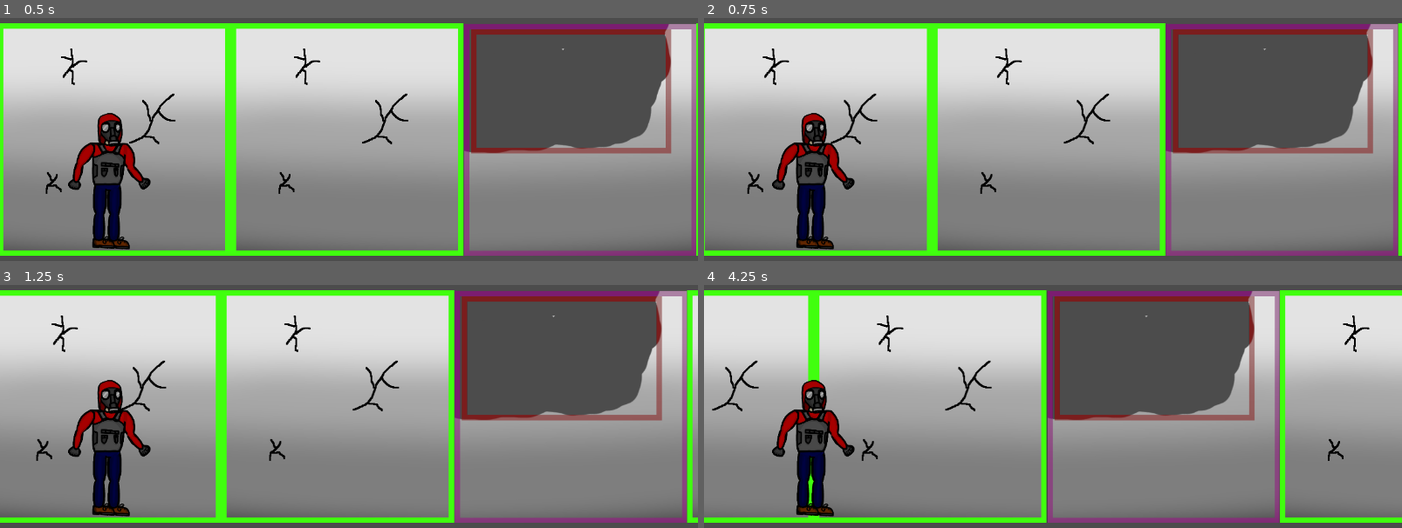
Above: before the commit, frames 1-4 (two rows, left to right).
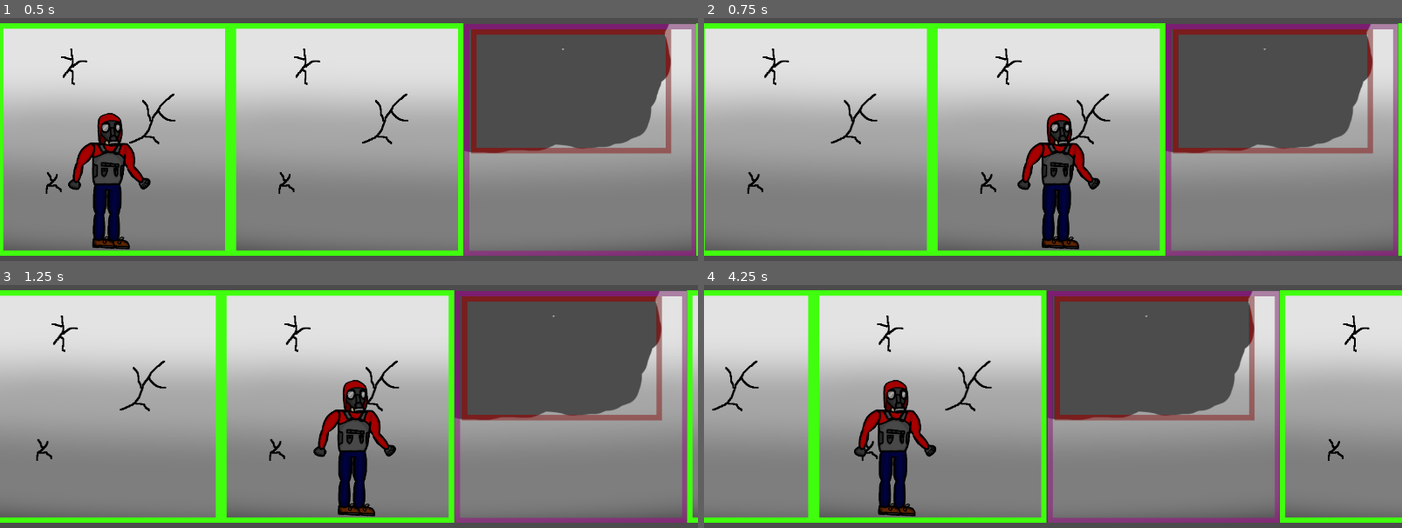
Above: after the commit, the same moments.

Repository: tagisgame/hopeless-resistance
Game: Godot game, scene res://src/scenes/2dMain.tscn
The game is run twice, just before and just after one commit, with the same random seed, the same clock (stepped at 60 frames per second) and the same inputs.
Inputs:
- Up to frame 1 (0.5 s): no input
- Up to frame 2 (0.75 s): hold Right (ui_right, bound only after the commit) from 0.53 s (still down); tap Space (ui_accept) at 0.6 s
- Up to frame 3 (1.25 s): keep holding Right (ui_right, bound only after the commit); tap Space (ui_accept) at 0.77, 1.07 s
- Up to frame 4 (4.25 s): release Right (ui_right, bound only after the commit) at 1.28 s; hold Down (ui_down, bound only after the commit) 1.28-2.03 s; tap Space (ui_accept) at 1.35, 1.52, 1.82, 2.1, 2.85, 3.02, 3.32, 3.6, 3.77, 4.07 s; hold Right (ui_right, bound only after the commit) 2.03-2.78 s; hold Up (ui_up, bound only after the commit) 2.78-3.53 s; hold Left (ui_left, bound only after the commit) from 3.53 s (still down)

Frame 1 is identical in both runs. In frame 2, 5.6% of the frame differs, in the area x 9-57%, y 39-96%; in frame 3, 5.6%; in frame 4, 5.7%, in the area x 9-34%, y 39-96%.

Commit message:
Added movement
Added more advanced, yet not final movement script

Diff:
--- a/project.godot
+++ b/project.godot
@@ -57,19 +57,23 @@
 }
 ui_left={
 "deadzone": 0.5,
-"events": [  ]
+"events": [ Object(InputEventKey,"resource_local_to_scene":false,"resource_name":"","device":0,"alt":false,"shift":false,"control":false,"meta":false,"command":false,"pressed":false,"scancode":16777231,"physical_scancode":0,"unicode":0,"echo":false,"script":null)
+ ]
 }
 ui_right={
 "deadzone": 0.5,
-"events": [  ]
+"events": [ Object(InputEventKey,"resource_local_to_scene":false,"resource_name":"","device":0,"alt":false,"shift":false,"control":false,"meta":false,"command":false,"pressed":false,"scancode":16777233,"physical_scancode":0,"unicode":0,"echo":false,"script":null)
+ ]
 }
 ui_up={
 "deadzone": 0.5,
-"events": [  ]
+"events": [ Object(InputEventKey,"resource_local_to_scene":false,"resource_name":"","device":0,"alt":false,"shift":false,"control":false,"meta":false,"command":false,"pressed":false,"scancode":16777232,"physical_scancode":0,"unicode":0,"echo":false,"script":null)
+ ]
 }
 ui_down={
 "deadzone": 0.5,
-"events": [  ]
+"events": [ Object(InputEventKey,"resource_local_to_scene":false,"resource_name":"","device":0,"alt":false,"shift":false,"control":false,"meta":false,"command":false,"pressed":false,"scancode":16777234,"physical_scancode":0,"unicode":0,"echo":false,"script":null)
+ ]
 }
 ui_page_up={
 "deadzone": 0.5,
@@ -88,6 +92,13 @@
 "events": [  ]
 }
 
+[layer_names]
+
+2d_physics/layer_1="player"
+2d_physics/layer_2="crouch"
+2d_physics/layer_3="jump"
+2d_physics/layer_4="mash"
+
 [physics]
 
 common/enable_pause_aware_picking=true
--- a/src/scenes/2dMain.tscn
+++ b/src/scenes/2dMain.tscn
@@ -1,12 +1,21 @@
-[gd_scene load_steps=7 format=2]
+[gd_scene load_steps=12 format=2]
 
 [ext_resource path="res://src/scripts/2dMain.gd" type="Script" id=1]
 [ext_resource path="res://src/scenes/Track.tscn" type="PackedScene" id=2]
 [ext_resource path="res://src/assets/character/Character.png" type="Texture" id=3]
 [ext_resource path="res://src/scripts/Movement.gd" type="Script" id=4]
+[ext_resource path="res://src/scenes/TriggerJump.gd" type="Script" id=5]
+[ext_resource path="res://src/scenes/TriggerCrouch.gd" type="Script" id=6]
+[ext_resource path="res://src/scenes/TriggerMash.gd" type="Script" id=7]
 
 [sub_resource type="RectangleShape2D" id=2]
-extents = Vector2( 96, 122 )
+extents = Vector2( 3.5, 10 )
+
+[sub_resource type="RectangleShape2D" id=3]
+extents = Vector2( 55, 149 )
+
+[sub_resource type="RectangleShape2D" id=4]
+extents = Vector2( 62.5, 151.5 )
 
 [sub_resource type="CapsuleShape2D" id=1]
 radius = 42.0
@@ -21,15 +30,34 @@
 obstacles_frequency = 2
 track_block_width = 427
 
+[node name="TriggerJump" type="Area2D" parent="."]
+position = Vector2( 450, 454 )
+scale = Vector2( 15, 15 )
+collision_layer = 2
+script = ExtResource( 5 )
+
+[node name="TriggerJumpHitbox" type="CollisionShape2D" parent="TriggerJump"]
+position = Vector2( -6.5, 0 )
+shape = SubResource( 2 )
+
+[node name="TriggerCrouch" type="Area2D" parent="."]
+position = Vector2( 500, 450 )
+script = ExtResource( 6 )
+
+[node name="TriggerCrouchHitbox" type="CollisionShape2D" parent="TriggerCrouch"]
+position = Vector2( -6, 3 )
+shape = SubResource( 3 )
+
+[node name="TriggerMash" type="Area2D" parent="."]
+position = Vector2( 650, 450 )
+script = ExtResource( 7 )
+
+[node name="TriggerMashHitbox" type="CollisionShape2D" parent="TriggerMash"]
+position = Vector2( -9.5, 3.5 )
+shape = SubResource( 4 )
+
 [node name="Player" type="KinematicBody2D" parent="."]
 script = ExtResource( 4 )
-
-[node name="TriggerAreaTest" type="Area2D" parent="Player"]
-position = Vector2( 418, 447 )
-
-[node name="TriggerAreaHitboxTest" type="CollisionShape2D" parent="Player/TriggerAreaTest"]
-position = Vector2( 10, 5 )
-shape = SubResource( 2 )
 
 [node name="Character" type="Sprite" parent="Player"]
 position = Vector2( 120, 325 )
@@ -37,7 +65,14 @@
 centered = false
 
 [node name="StandingShape" type="CollisionShape2D" parent="Player"]
-position = Vector2( 296, 458 )
+position = Vector2( 200, 450 )
 shape = SubResource( 1 )
 
 [connection signal="ready" from="Track" to="." method="_on_Track_ready"]
+[connection signal="body_entered" from="TriggerJump" to="TriggerJump" method="_on_TriggerJump_body_entered"]
+[connection signal="body_exited" from="TriggerJump" to="TriggerJump" method="_on_TriggerJump_body_exited"]
+[connection signal="body_entered" from="TriggerCrouch" to="TriggerCrouch" method="_on_TriggerCrouch_body_entered"]
+[connection signal="body_exited" from="TriggerCrouch" to="TriggerCrouch" method="_on_TriggerCrouch_body_exited"]
+[connection signal="body_entered" from="TriggerMash" to="TriggerMash" method="_on_TriggerMash_body_entered"]
+[connection signal="body_entered" from="TriggerMash" to="Player" method="_on_TriggerMash_body_entered"]
+[connection signal="body_exited" from="TriggerMash" to="TriggerMash" method="_on_TriggerMash_body_exited"]
--- /dev/null
+++ b/src/scenes/TriggerCrouch.gd
@@ -0,0 +1,11 @@
+extends Area2D
+
+export var crouch = 0
+
+func _on_TriggerCrouch_body_entered(_body: KinematicBody2D):
+	#print("HItbox")
+	crouch = 1
+
+func _on_TriggerCrouch_body_exited(_body: KinematicBody2D):
+	#print("NO")
+	crouch = 0
--- /dev/null
+++ b/src/scenes/TriggerJump.gd
@@ -0,0 +1,11 @@
+extends Area2D
+
+export var jump = 0
+
+func _on_TriggerJump_body_entered(_body: KinematicBody2D):
+	#print("hitbox!")
+	jump = 1
+
+func _on_TriggerJump_body_exited(_body: KinematicBody2D):
+	#print("NO")
+	jump = 0
--- /dev/null
+++ b/src/scenes/TriggerMash.gd
@@ -0,0 +1,11 @@
+extends Area2D
+
+export var mash = 0
+
+func _on_TriggerMash_body_entered(_body: KinematicBody2D):
+	print("hitbox!")
+	mash = 1
+
+func _on_TriggerMash_body_exited(_body: KinematicBody2D):
+	print("no")
+	mash = 0
--- a/src/scripts/Movement.gd
+++ b/src/scripts/Movement.gd
@@ -2,27 +2,75 @@
 
 onready var character = get_node("Character") #adds character var connected to in-game character
 onready var hitbox = get_node("StandingShape") #adds character hitbox var
-onready var areahitbox = get_node("TriggerAreaTest/TriggerAreaHitboxTest")
 
-var object = character
+onready var jump = get_node("../TriggerJump")
+onready var crouch = get_node("../TriggerCrouch")
+onready var mash = get_node("../TriggerMash")
 
-func _physics_process(delta):
+var doormash = 0
 
-	if character.has_method("interact"):
-		print("collision")
+func _physics_process(_delta):
 
-	if Input.is_action_just_pressed("ui_accept"): #checks if spacebar has been PRESSED
-		character.position.y += 100 #changes player y position to crouch state -temp
-		hitbox.position.y += 100 #changes players hitbox y position to match player y position -temp
-		print("crouch") #just to make sure lol
+	if Input.is_action_just_pressed("ui_accept") and jump.jump == 1: #checks 2 conditions: pressed spacebar and if var jump in TriggerJump is = 1
+		character.position.y -= 100 #if yes jump lmao
+		hitbox.position.y -= 100
 
-	if Input.is_action_just_released("ui_accept"): #checks if spacebar has been RELEASED
-		character.position.y -= 100 #resets player y position to stanging state - temp
-		hitbox.position.y -= 100 #changes player hitbox y position to match player y position =temp
-		print("nice") # again - just to make sure
+	if Input.is_action_just_released("ui_accept") and jump.jump == 1: #
+		character.position.y += 100
+		hitbox.position.y += 100
+
+	if Input.is_action_just_pressed("ui_accept") and crouch.crouch == 1: #checks 2 conditions: pressed spacebar and if var crouch in TriggerJump is = 1
+		character.position.y += 100 #if yes jump lmao
+		hitbox.position.y += 100
+
+	if Input.is_action_just_released("ui_accept") and crouch.crouch == 1: #
+		character.position.y -= 100
+		hitbox.position.y -= 100
+
+
+	if Input.is_action_just_pressed("ui_accept") and mash.mash == 1:
+		if doormash >= 100:
+			character.position.x += 150
+			hitbox.position.x += 150
+		else:
+			doormash = doormash + rand_range(5, 10)
+			print(doormash)
+
+	if Input.is_action_just_released("ui_accept") and mash.mash == 0:
+		doormash = 0
 
 
 
+
+
+
+
+
+
+
+
+
+
+
+
+
+
+	if Input.is_action_just_pressed("ui_left"): #temp - just to check in hitbox area
+		character.position.x = 270
+		hitbox.position.x = 350
+
+	if Input.is_action_just_pressed("ui_up"): #temp - just to check in hitbox area
+		character.position.x = 420
+		hitbox.position.x = 500
+
+	if Input.is_action_just_pressed("ui_right"): #temp - just to check in hitbox area
+		character.position.x = 570
+		hitbox.position.x = 650
+
+	if Input.is_action_just_pressed("ui_down"): #temp - just to check in hitbox area
+		character.position.x = 120
+		hitbox.position.x = 200
+
 #It ain't perfect and it ain't much, better than my first verion where I used global.position (wtf)
 #Please don't scream It's 2AM I just wanna sleep
-#At least now I know how to make dis, well do I?
+#At least now I know how to make this
